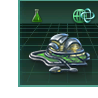
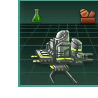
Layer changes from the first 98 x 98 image to the second:
renamed "old shield" to "Pasted Layer #4", showed it, moved it out of group "resource icons", painted on it over left=78, top=8, right=97, bottom=26
added group "tiers layers" with 20 layers above "base building color reference" over left=28, top=15, right=93, bottom=83
renamed "bio tube" to "T3", hid it, moved it into group "t3 group", painted on it over left=28, top=8, right=93, bottom=83
removed group "resource icons" (2 layers) over left=71, top=7, right=97, bottom=26
added group "T1 group" with 4 layers in group "tiers layers" over left=28, top=30, right=93, bottom=83
added layer "lights copy" in group "T1 group" over left=31, top=47, right=82, bottom=69
added layer "og t1 copy" in group "T1 group" over left=28, top=30, right=93, bottom=83
renamed "unity" to "og t1", hid it, moved it into group "T1 group", painted on it over left=28, top=7, right=97, bottom=83
removed layer "society" over left=71, top=8, right=89, bottom=25
removed group "Layer Group" (3 layers) over left=28, top=18, right=92, bottom=82
renamed "Pasted Layer #2" to "Pasted Layer #5", hid it, moved it out of group "Layer Group", painted on it over left=28, top=7, right=92, bottom=82
removed layer "Pasted Layer #1" over left=28, top=7, right=97, bottom=83
renamed "Pasted Layer #3" to "Pasted Layer #1", showed it, moved it out of group "Layer Group", painted on it over left=28, top=7, right=97, bottom=83
